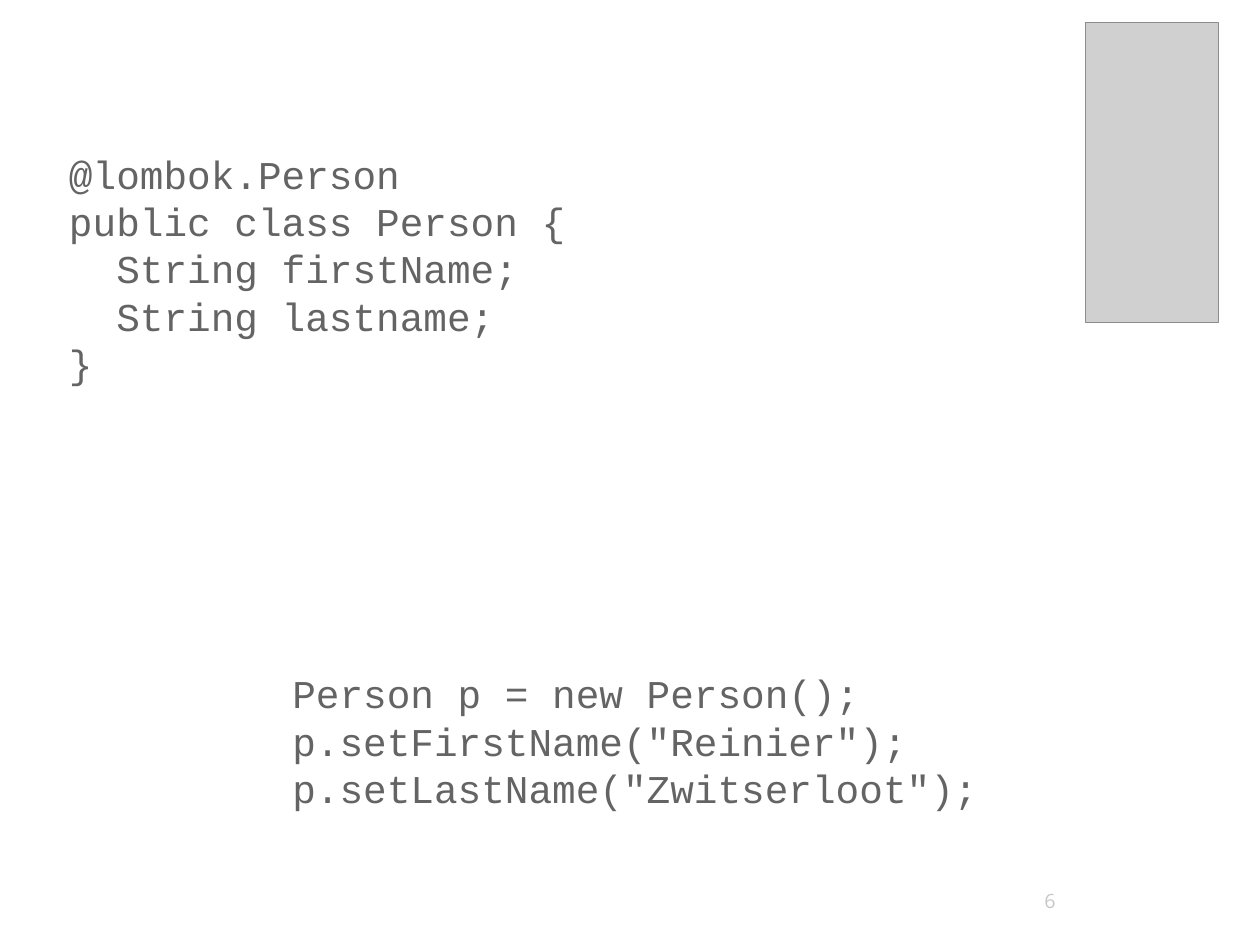
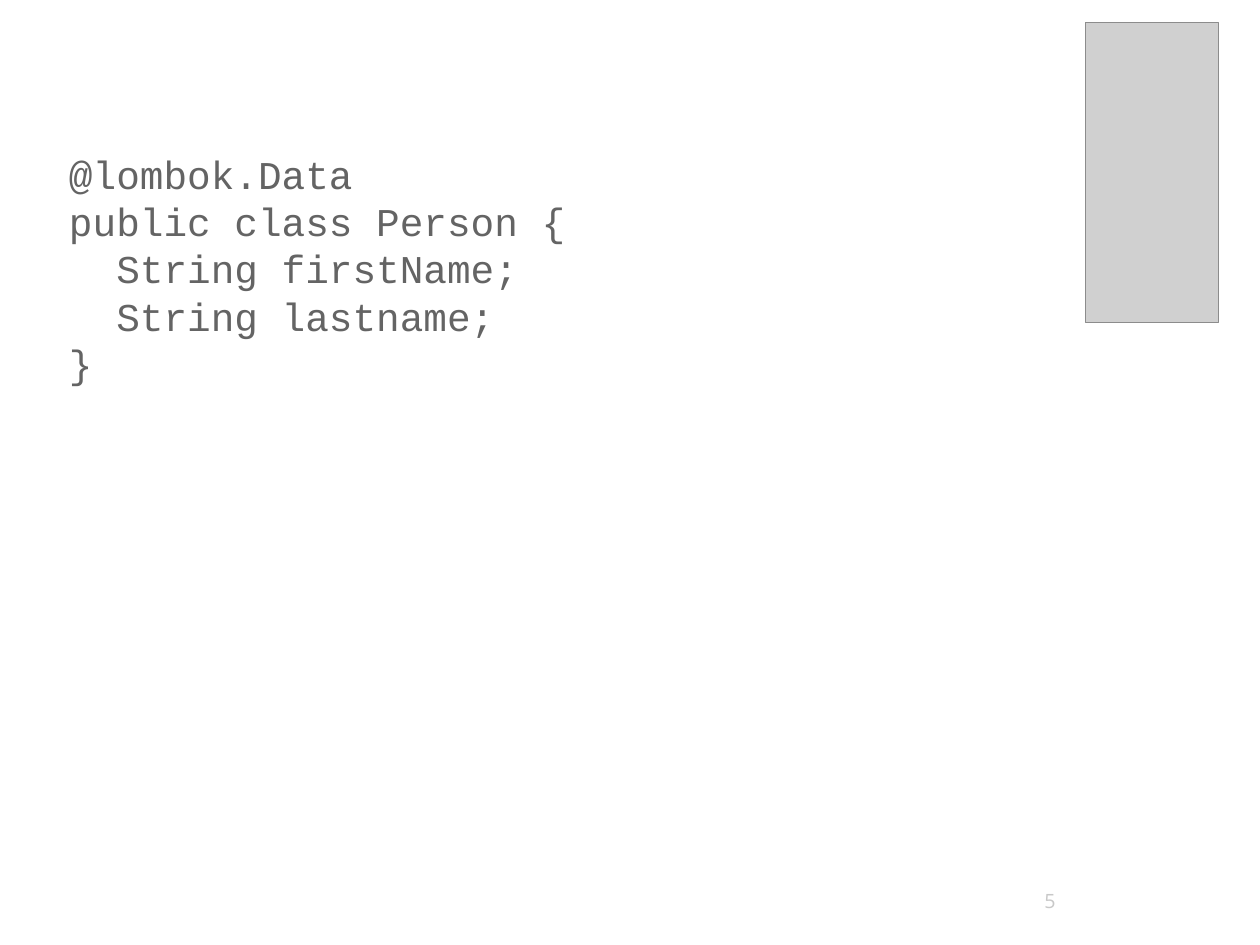
Before and after one commit to HamletDRC/presentations, a slide deck: slide 5 of asttransformations/asttransforms_devoxx.odp (slide 6 before the commit). Drawn at 1260x945 pixels with LibreOffice and Linux fonts; fonts in the diff are those of the drawing; grey boxes stand for pictures; background and template pictures are left out. Boxes give left, top, right and bottom in pixels: in the first picture for what was removed or moved away, otherwise in the second. Text is boxed around its words. In the diff, an @@ line names an element or a change of style, - is before the commit and + after.

```diff
--- a/asttransformations/asttransforms_devoxx.odp
+++ b/asttransformations/asttransforms_devoxx.odp
@@ text at (69,161,518,339): text changed @@
-@lombok.Person
-public class Person {
-String firstName;
-String lastname;
-}
+@lombok.Data
+public class Person {
+String firstName;
+String lastname;
+}
@@ text removed at (292,680,977,811) @@
-Person p = new Person();
-p.setFirstName("Reinier");
-p.setLastName("Zwitserloot");
@@ page number at (1044,894,1055,908): text changed @@
-6
+5
```
Also in this commit, not shown: 5 other slides changed, 1 slide added, 3 slides removed, 4 other files.
